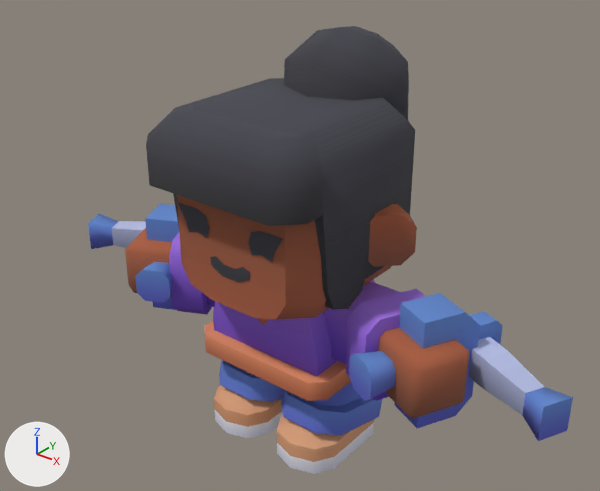
The glTF model assets/models/kenney/mini-characters/character-female-a.glb: old version first, new version second.
Camera for both pictures: a camera (50 mm lens) standing at (0.87, -1.058, 1.067) and looking at (0.016, 0.009, 0.406). The lights are fixed; the arrows at lower left show +X, +Y and +Z. The older version comes first. Where no turn or scale is listed for an object, it has been applied to the vertices. Vertices at exactly the same position are counted once.

Names of what the first picture shows: 'body-mesh', 'head-mesh'.
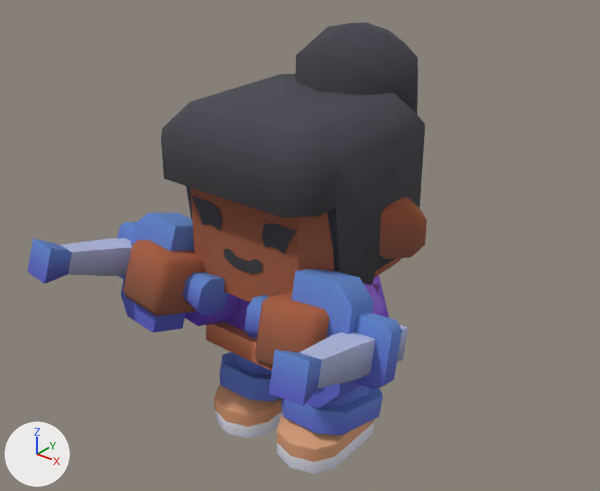
Edits to the bpy script that builds the scene:
```text
Change me_body_mesh:
    remove me_body_mesh.from_pydata(...)  # 369 vertices, 578 faces; spans x -0.549..0.549, y -0.137..0.163, z 0.0..0.39
    add me_body_mesh.from_pydata(...)  # 369 vertices, 578 faces; spans x -0.315..0.315, y -0.353..0.168, z 0.0..0.461
    me_body_mesh part 1: the loose piece of 16 vertices spanning x 0.214..0.292, y -0.137..-0.065, z 0.253..0.322 is multiplied about its middle by the matrix ((0.496, 0.866, -0.064), (-0.818, 0.491, 0.301), (0.292, -0.096, 0.952)), then moved by (-0.18, -0.043, 0.056)
    me_body_mesh part 2: the loose piece of 12 vertices spanning x 0.259..0.37, y -0.061..0.068, z 0.186..0.39 is multiplied about its middle by the matrix ((0.496, 0.866, -0.064), (-0.818, 0.491, 0.301), (0.292, -0.096, 0.952)), then moved by (-0.12, -0.147, 0.064)
    me_body_mesh part 3: the loose piece of 12 vertices spanning x 0.317..0.382, y 0.034..0.117, z 0.238..0.343 is multiplied about its middle by the matrix ((0.496, 0.866, -0.064), (-0.818, 0.491, 0.301), (0.292, -0.096, 0.952)), then moved by (-0.075, -0.211, 0.067)
    me_body_mesh part 4: the loose piece of 16 vertices spanning x 0.244..0.549, y -0.054..0.129, z 0.257..0.319 is multiplied about its middle by the matrix ((0.496, 0.866, -0.064), (-0.818, 0.491, 0.301), (0.292, -0.096, 0.952)), then moved by (-0.132, -0.232, 0.085)
    me_body_mesh part 5: the loose piece of 12 vertices spanning x -0.37..-0.259, y -0.061..0.068, z 0.186..0.39 is multiplied about its middle by the matrix ((0.496, -0.866, 0.064), (0.818, 0.491, 0.301), (-0.292, -0.096, 0.952)), then moved by (0.12, -0.147, 0.064)
    me_body_mesh part 6: the loose piece of 16 vertices spanning x -0.292..-0.214, y -0.137..-0.065, z 0.253..0.322 is multiplied about its middle by the matrix ((0.496, -0.866, 0.064), (0.818, 0.491, 0.301), (-0.292, -0.096, 0.952)), then moved by (0.18, -0.043, 0.056)
    me_body_mesh part 7: the loose piece of 12 vertices spanning x -0.382..-0.317, y 0.034..0.117, z 0.238..0.343 is multiplied about its middle by the matrix ((0.496, -0.866, 0.064), (0.818, 0.491, 0.301), (-0.292, -0.096, 0.952)), then moved by (0.075, -0.211, 0.067)
    me_body_mesh part 8: the loose piece of 16 vertices spanning x -0.549..-0.244, y -0.054..0.129, z 0.257..0.319 is multiplied about its middle by the matrix ((0.496, -0.866, 0.064), (0.818, 0.491, 0.301), (-0.292, -0.096, 0.952)), then moved by (0.132, -0.232, 0.085)
    me_body_mesh part 9: the loose piece of 16 vertices spanning x -0.151..0.151, y -0.105..0.163, z 0.176..0.215 is turned -11.1 degrees about the x axis through its middle, then moved by (0.0, 0.004, 0.0)
    me_body_mesh part 10: the loose piece of 15 vertices spanning x -0.126..0.126, y -0.08..0.138, z 0.176..0.343 is turned -11.1 degrees about the x axis through its middle, then moved by (0.0, 0.016, -0.002)
    me_body_mesh part 11: the loose piece of 10 vertices spanning x 0.1..0.234, y -0.038..0.073, z 0.232..0.343 is multiplied about its middle by the matrix ((0.496, 0.866, -0.064), (-0.818, 0.491, 0.301), (0.292, -0.096, 0.952)), then moved by (-0.034, -0.033, 0.02)
    me_body_mesh part 12: the loose piece of 16 vertices spanning x 0.175..0.301, y -0.088..0.084, z 0.207..0.368 is multiplied about its middle by the matrix ((0.496, 0.866, -0.064), (-0.818, 0.491, 0.301), (0.292, -0.096, 0.952)), then moved by (-0.086, -0.082, 0.042)
    me_body_mesh part 13: the loose piece of 16 vertices spanning x -0.301..-0.175, y -0.088..0.084, z 0.207..0.368 is multiplied about its middle by the matrix ((0.496, -0.866, 0.064), (0.818, 0.491, 0.301), (-0.292, -0.096, 0.952)), then moved by (0.086, -0.082, 0.042)
    me_body_mesh part 14: the loose piece of 10 vertices spanning x -0.234..-0.1, y -0.038..0.073, z 0.232..0.343 is multiplied about its middle by the matrix ((0.496, -0.866, 0.064), (0.818, 0.491, 0.301), (-0.292, -0.096, 0.952)), then moved by (0.034, -0.033, 0.02)
    me_body_mesh part 15: the loose piece of 20 vertices spanning x 0.242..0.384, y -0.107..0.035, z 0.232..0.343 is multiplied about its middle by the matrix ((0.496, 0.866, -0.064), (-0.818, 0.491, 0.301), (0.292, -0.096, 0.952)), then moved by (-0.154, -0.125, 0.067)
    me_body_mesh part 16: the loose piece of 20 vertices spanning x -0.384..-0.242, y -0.107..0.035, z 0.232..0.343 is multiplied about its middle by the matrix ((0.496, -0.866, 0.064), (0.818, 0.491, 0.301), (-0.292, -0.096, 0.952)), then moved by (0.154, -0.125, 0.067)
    me_body_mesh part 17: 3 of 369 vertices moved; they spanned x -0.066..0.066, y -0.08, z 0.273..0.343 and now span x -0.066..0.066, y -0.06..-0.046, z 0.292..0.361; mean shift (0.0, 0.03, 0.018); largest move (-0.066, -0.08, 0.343) -> (-0.066, -0.046, 0.361)
Change me_head_mesh:
    remove me_head_mesh.from_pydata(...)  # 184 vertices, 298 faces; spans x -0.227..0.227, y -0.208..0.292, z 0.343..0.776
    add me_head_mesh.from_pydata(...)  # 184 vertices, 298 faces; spans x -0.227..0.227, y -0.175..0.325, z 0.345..0.777
    me_head_mesh part 18: the whole mesh is moved by (0.0, 0.033, 0.002)
```

What differs and where, as boxes [x1, y1, x2, y2] in the pictures (600 x 491 px; the box of a moved part takes in the faces that stretch with it):
'head-mesh', moved: before [146, 26, 417, 320]; after [161, 22, 427, 302]
'body-mesh', reshaped (22% narrower): before [88, 204, 573, 474]; after [28, 213, 408, 474]
part 1 of me_body_mesh, moved or reshaped: before [349, 351, 396, 401]; after [244, 295, 269, 338]
part 2 of me_body_mesh, moved or reshaped: before [395, 293, 480, 428]; after [291, 269, 374, 408]
part 3 of me_body_mesh, moved or reshaped: before [469, 311, 503, 344]; after [350, 312, 402, 390]
part 4 of me_body_mesh, moved or reshaped: before [469, 337, 573, 441]; after [269, 325, 408, 406]
part 5 of me_body_mesh, moved or reshaped: before [145, 204, 179, 310]; after [121, 213, 194, 333]
part 6 of me_body_mesh, moved or reshaped: before [135, 262, 173, 303]; after [183, 272, 229, 316]
part 7 of me_body_mesh, moved or reshaped (not visible before): after [117, 222, 136, 279]
part 8 of me_body_mesh, moved or reshaped: before [88, 214, 146, 249]; after [28, 238, 132, 284]
part 9 of me_body_mesh, moved or reshaped: before [205, 321, 351, 401]; after [206, 322, 272, 371]
part 10 of me_body_mesh, moved or reshaped (mostly hidden afterwards): before [213, 279, 375, 376]; after [225, 275, 389, 331]
part 11 of me_body_mesh, moved or reshaped (mostly hidden afterwards): before [323, 281, 401, 364]; after [371, 284, 380, 293]
part 12 of me_body_mesh, moved or reshaped: before [346, 289, 426, 401]; after [363, 283, 384, 316]
part 13 of me_body_mesh, moved or reshaped: before [169, 233, 213, 315]; after [185, 294, 238, 326]
part 14 of me_body_mesh, moved or reshaped (not visible afterwards): before [206, 296, 215, 307]
part 15 of me_body_mesh, moved or reshaped: before [378, 328, 469, 419]; after [255, 292, 329, 369]
part 16 of me_body_mesh, moved or reshaped: before [125, 228, 172, 297]; after [123, 240, 204, 316]
part 17 of me_body_mesh, moved or reshaped (not visible afterwards): before [258, 318, 269, 325]
